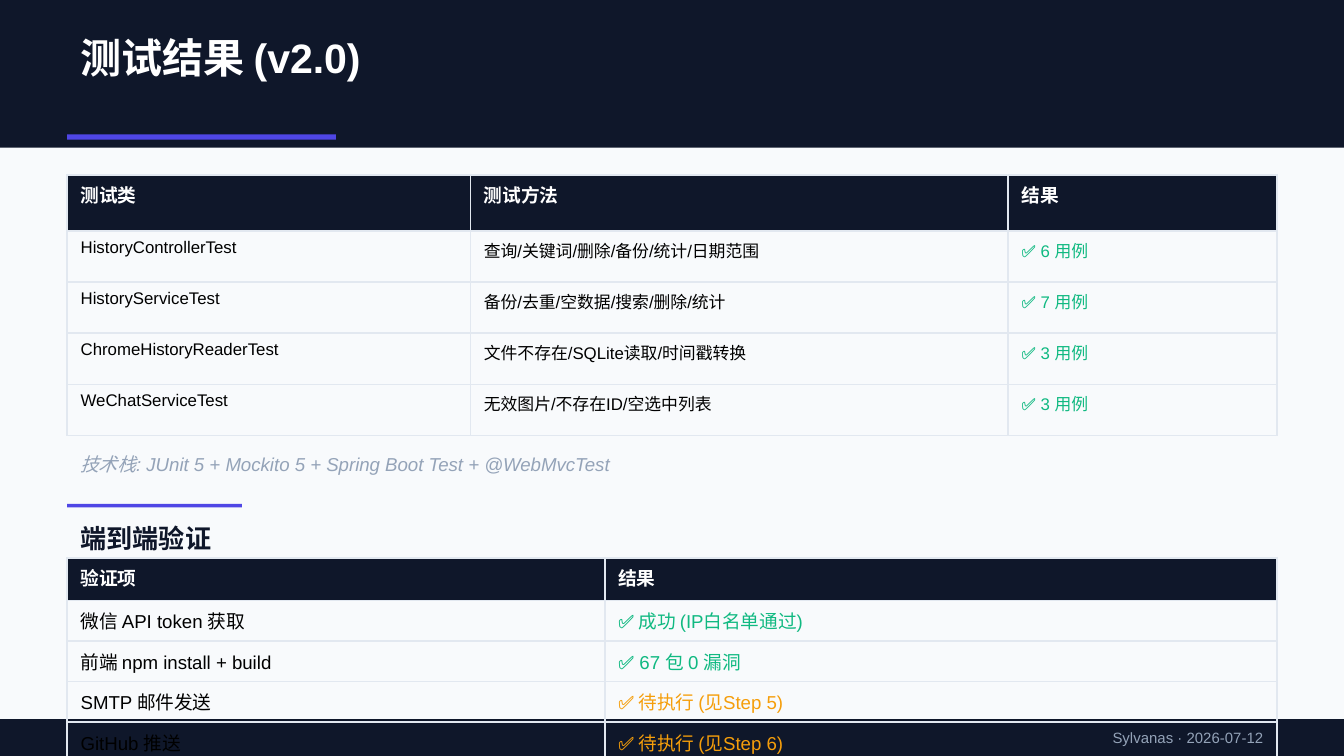
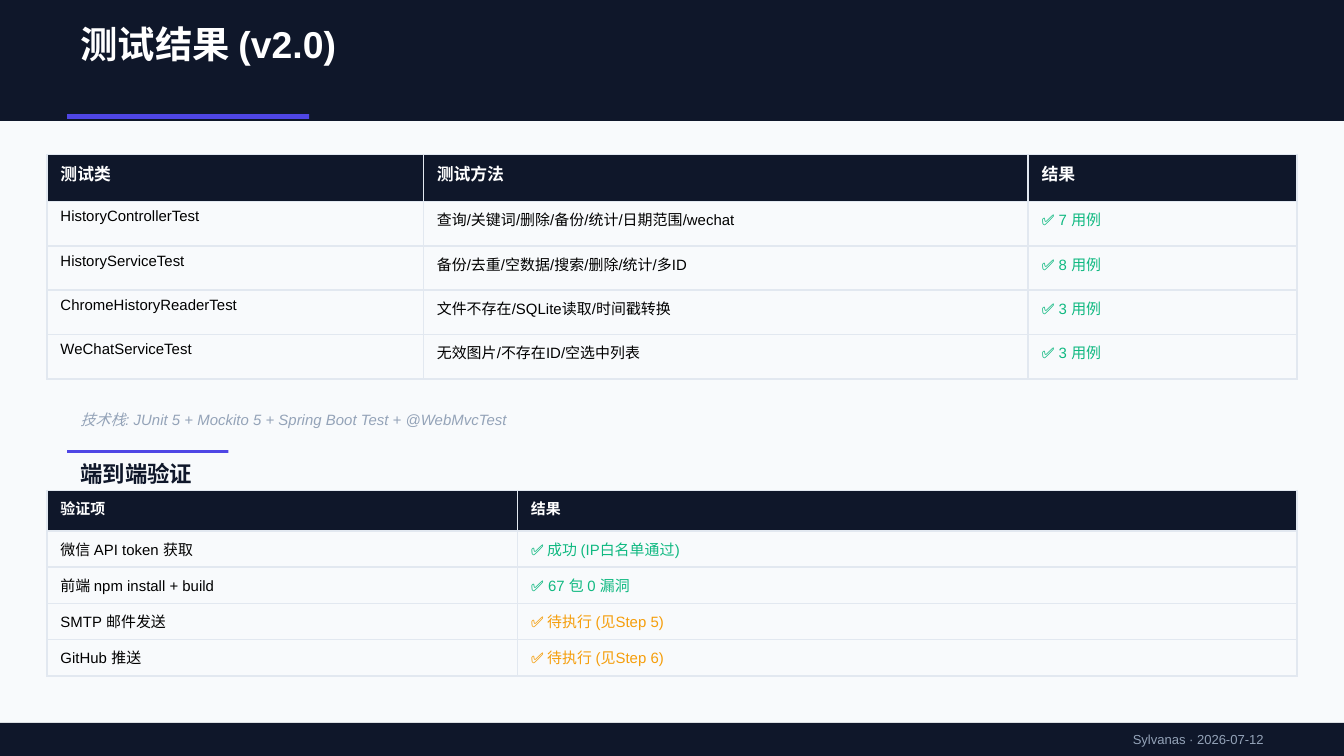
Before and after one commit to drudao/ForOpeanClaw, a slide deck: slide 10 of docs/项目演示.pptx. Drawn at 1344x756 pixels with LibreOffice and Linux fonts; fonts in the diff are those of the drawing. Boxes give left, top, right and bottom in pixels: in the first picture for what was removed or moved away, otherwise in the second. Text is boxed around its words. In the diff, an @@ line names an element or a change of style, - is before the commit and + after.

Commit message:
v2.0: html2canvas 截图发送到公众号 + 修复PPT溢出 + JUnit测试25用例覆盖 + 邮件发送

```diff
--- a/docs/项目演示.pptx
+++ b/docs/项目演示.pptx
@@ rectangle resized from (x1=0, y1=0, x2=1344, y2=148) to (x1=0, y1=0, x2=1344, y2=121) @@
@@ text "测试结果 (v2.0)" moved from (x1=80, y1=38, x2=361, y2=81) to (x1=80, y1=26, x2=336, y2=66) @@
@@ text "测试结果 (v2.0)" at (x1=80, y1=26, x2=336, y2=66): size 22 to 20 pt @@
@@ rectangle resized from (x1=67, y1=134, x2=336, y2=140) to (x1=67, y1=114, x2=309, y2=120) @@
@@ table at (x1=47, y1=155, x2=1297, y2=423) @@
-row 2, column 2: 查询/关键词/删除/备份/统计/日期范围
+row 2, column 2: 查询/关键词/删除/备份/统计/日期范围/wechat
-row 2, column 3: ✅ 6 用例
+row 2, column 3: ✅ 7 用例
-row 3, column 2: 备份/去重/空数据/搜索/删除/统计
+row 3, column 2: 备份/去重/空数据/搜索/删除/统计/多ID
-row 3, column 3: ✅ 7 用例
+row 3, column 3: ✅ 8 用例
@@ size 10 to 9 pt in "测试类", "测试方法", "结果" @@
@@ size 9 to 8 pt in "HistoryControllerTest", "HistoryServiceTest", "ChromeHistoryReaderTest", "文件不存在/SQLite读取/时间戳转换" and 4 more places @@
@@ table resized from (x1=67, y1=175, x2=1277, y2=511) to (x1=47, y1=155, x2=1297, y2=423) @@
@@ text "技术栈: JUnit 5 + Mockito ..." moved from (x1=80, y1=455, x2=609, y2=475) to (x1=80, y1=412, x2=507, y2=428) @@
@@ text "技术栈: JUnit 5 + Mockito ..." at (x1=80, y1=412, x2=507, y2=428): size 10 to 8 pt @@
@@ text "端到端验证" moved from (x1=80, y1=525, x2=211, y2=551) to (x1=80, y1=463, x2=192, y2=484) @@
@@ text "端到端验证" at (x1=80, y1=463, x2=192, y2=484): size 14 to 12 pt @@
@@ rectangle resized from (x1=67, y1=504, x2=242, y2=508) to (x1=67, y1=450, x2=228, y2=453) @@
@@ table at (x1=47, y1=491, x2=1297, y2=692) @@
@@ size 10 to 8 pt @@
@@ table resized from (x1=67, y1=558, x2=1277, y2=756) to (x1=47, y1=491, x2=1297, y2=692) @@
@@ rectangle resized from (x1=0, y1=719, x2=1344, y2=756) to (x1=0, y1=723, x2=1344, y2=755) @@
@@ text "Sylvanas · 2026-07-12" at (x1=1133, y1=734, x2=1264, y2=747): size 8 to 7 pt @@
```
Also in this commit, not shown: 10 other slides changed, 20 other files.
